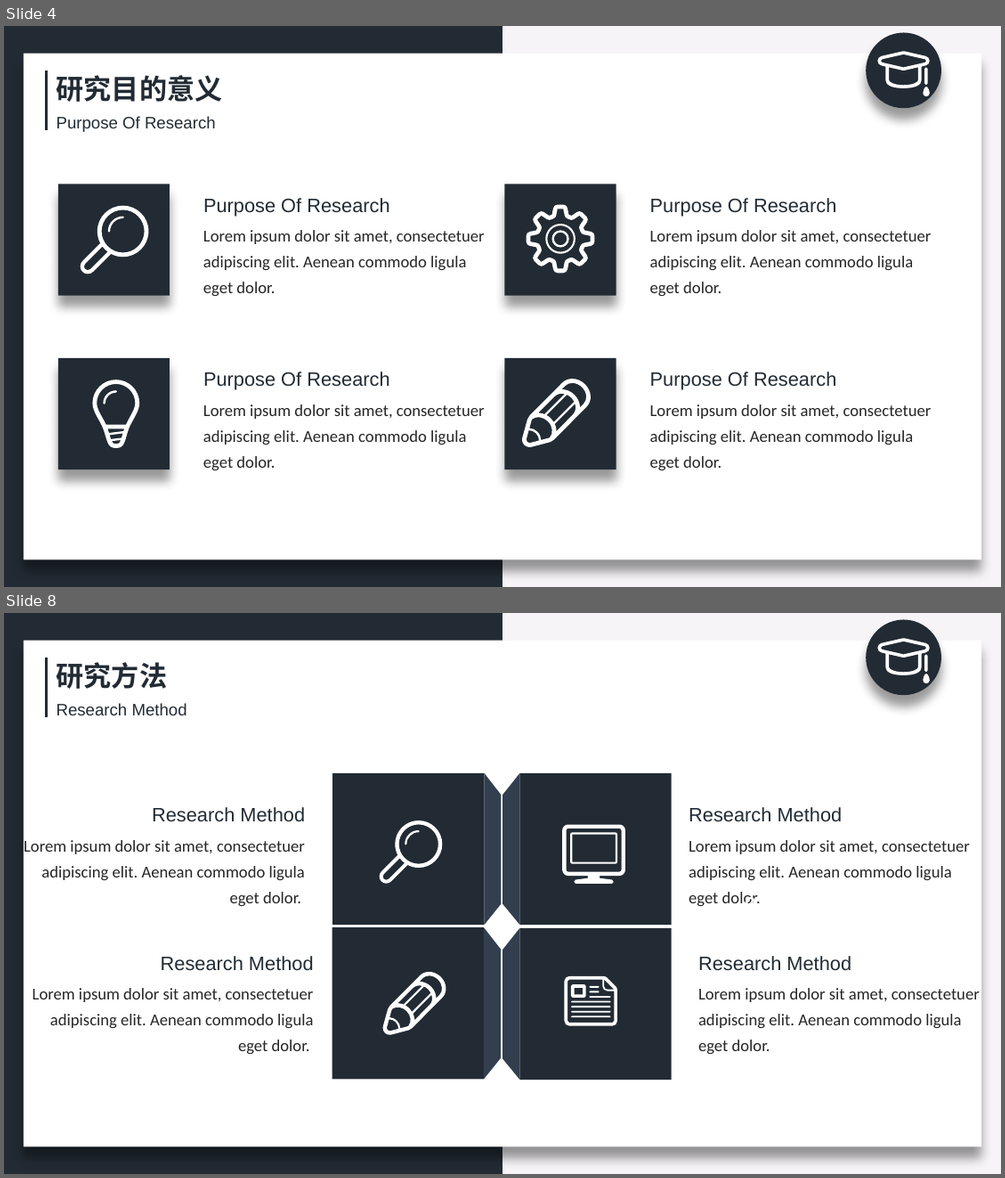
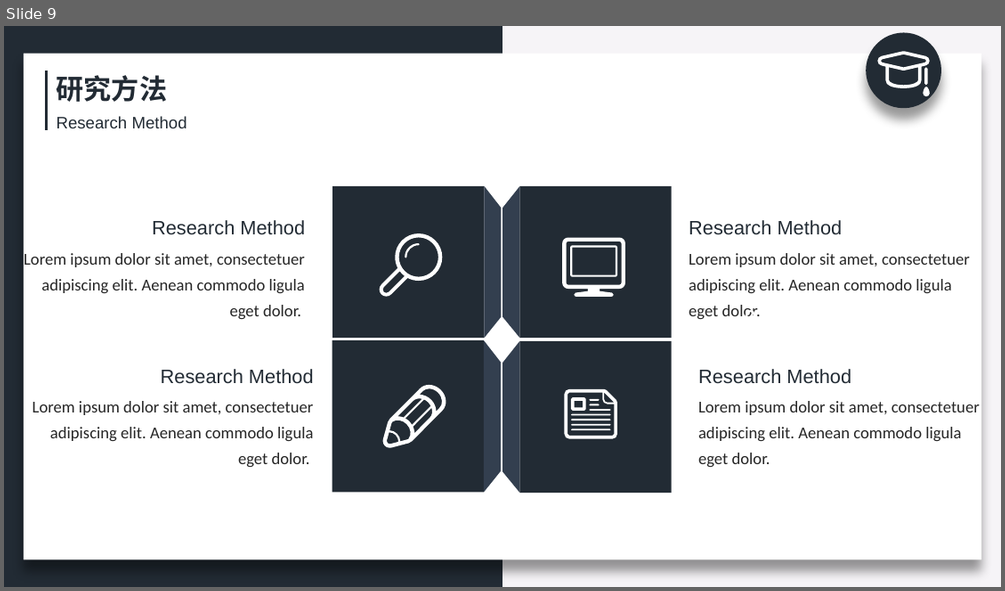
Before and after one commit to zeemeil/zeemeil.github.io, a slide deck: files/doctoral_dissertation_proposal.pptx. Shown one above the other, each under a label of ours: slides 4 and 8 before the commit, slide 9 after it; the slides between them are not shown. The pictures are 1005x1178 and 1005x591 pixels, drawn with LibreOffice and Linux fonts; fonts in the diff are those of the drawing. Boxes give left, top, right and bottom in pixels: in the first picture for what was removed or moved away, otherwise in the second. Text is boxed around its words. In the diff, an @@ line names an element or a change of style, - is before the commit and + after.

```diff
--- a/files/doctoral_dissertation_proposal.pptx
+++ b/files/doctoral_dissertation_proposal.pptx
@@ slide 4 removed at <box>4,26,1001,587</box>, background #F6F4F7; not listed: 7 template elements that a slide beside it also shows @@
@@ text removed at <box>57,75,223,102</box> @@
-研究目的意义
@@ text removed at <box>57,116,216,132</box> @@
-Purpose Of Research
@@ rectangle removed at <box>57,184,170,295</box> @@
@@ rectangle removed at <box>504,184,616,295</box> @@
@@ freeform shape removed at <box>81,206,150,274</box> @@
@@ text removed at <box>203,198,389,216</box> @@
-Purpose Of Research
@@ freeform shape removed at <box>526,204,595,273</box> @@
@@ text removed at <box>650,198,836,216</box> @@
-Purpose Of Research
@@ freeform shape removed at <box>107,216,123,232</box> @@
@@ text removed at <box>203,230,485,296</box> @@
-Lorem ipsum dolor sit amet, consectetuer adipiscing elit. Aenean commodo ligula eget dolor.
@@ freeform shape removed at <box>545,224,575,253</box> @@
@@ freeform shape removed at <box>552,231,569,248</box> @@
@@ text removed at <box>650,230,931,296</box> @@
-Lorem ipsum dolor sit amet, consectetuer adipiscing elit. Aenean commodo ligula eget dolor.
@@ rectangle removed at <box>57,358,170,469</box> @@
@@ text removed at <box>203,371,389,390</box> @@
-Purpose Of Research
@@ rectangle removed at <box>504,358,616,469</box> @@
@@ text removed at <box>650,371,836,390</box> @@
-Purpose Of Research
@@ freeform shape removed at <box>93,380,139,449</box> @@
@@ freeform shape removed at <box>103,390,117,403</box> @@
@@ freeform shape removed at <box>522,378,591,448</box> @@
@@ text removed at <box>203,404,485,470</box> @@
-Lorem ipsum dolor sit amet, consectetuer adipiscing elit. Aenean commodo ligula eget dolor.
@@ text removed at <box>650,404,931,470</box> @@
-Lorem ipsum dolor sit amet, consectetuer adipiscing elit. Aenean commodo ligula eget dolor.
@@ what was slide 8 is now slide 9 @@
```
Also in this commit, not shown: 8 slides changed, 4 slides added, 6 other slides removed, 14 other files.
